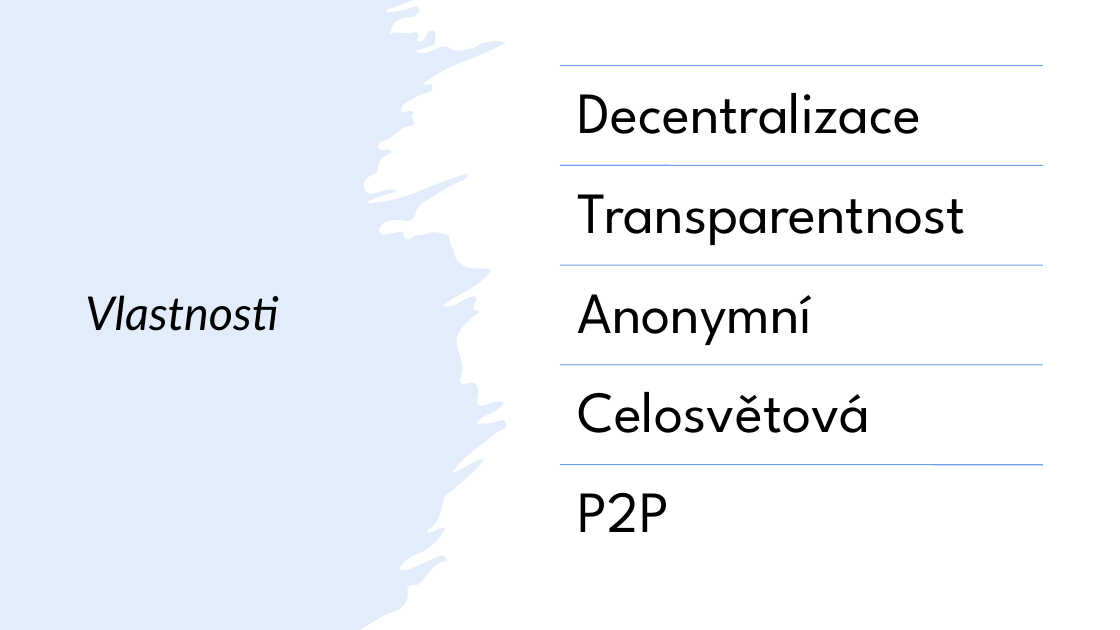
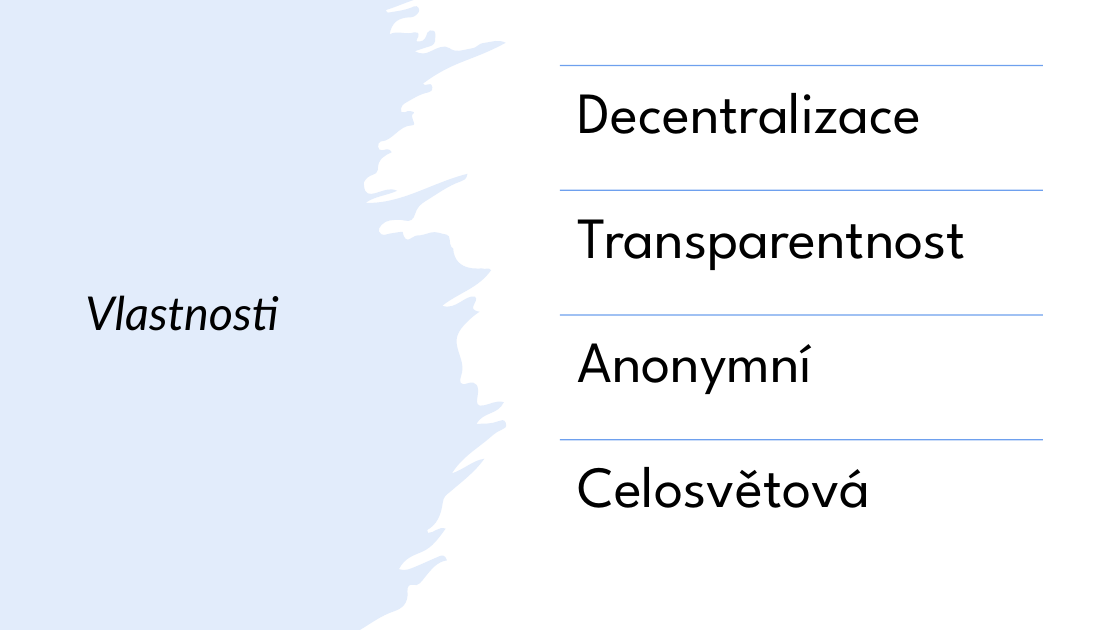
Before and after one commit to kuba384/Jirasek, a slide deck: slide 4 of Presentation.pptx. Drawn at 1120x630 pixels with LibreOffice and Linux fonts; fonts in the diff are those of the drawing. Boxes give left, top, right and bottom in pixels: in the first picture for what was removed or moved away, otherwise in the second. Text is boxed around its words. In the diff, an @@ line names an element or a change of style, - is before the commit and + after.

```diff
--- a/Presentation.pptx
+++ b/Presentation.pptx
@@ text "Transparentnost": place and size @@
-text "Transparentnost" at [577, 194, 965, 245]
+text "Transparentnost" at [577, 219, 965, 270]
@@ line moved from (560, 166) - (1044, 166) to (560, 191) - (1044, 191) @@
@@ text "Anonymní": place and size @@
-text "Anonymní" at [577, 294, 811, 345]
+text "Anonymní" at [577, 343, 811, 394]
@@ line moved from (560, 266) - (1044, 266) to (560, 315) - (1044, 315) @@
@@ line removed from (560, 365) to (1044, 365) @@
@@ text "Celosvětová": place and size @@
-text "Celosvětová" at [577, 392, 870, 433]
+text "Celosvětová" at [577, 467, 870, 508]
@@ line moved from (560, 465) - (1044, 465) to (560, 439) - (1044, 439) @@
@@ text removed at [577, 492, 669, 532] @@
-P2P
```
Also in this commit, not shown: 7 other slides changed, 4 slides added, 2 slides removed.
